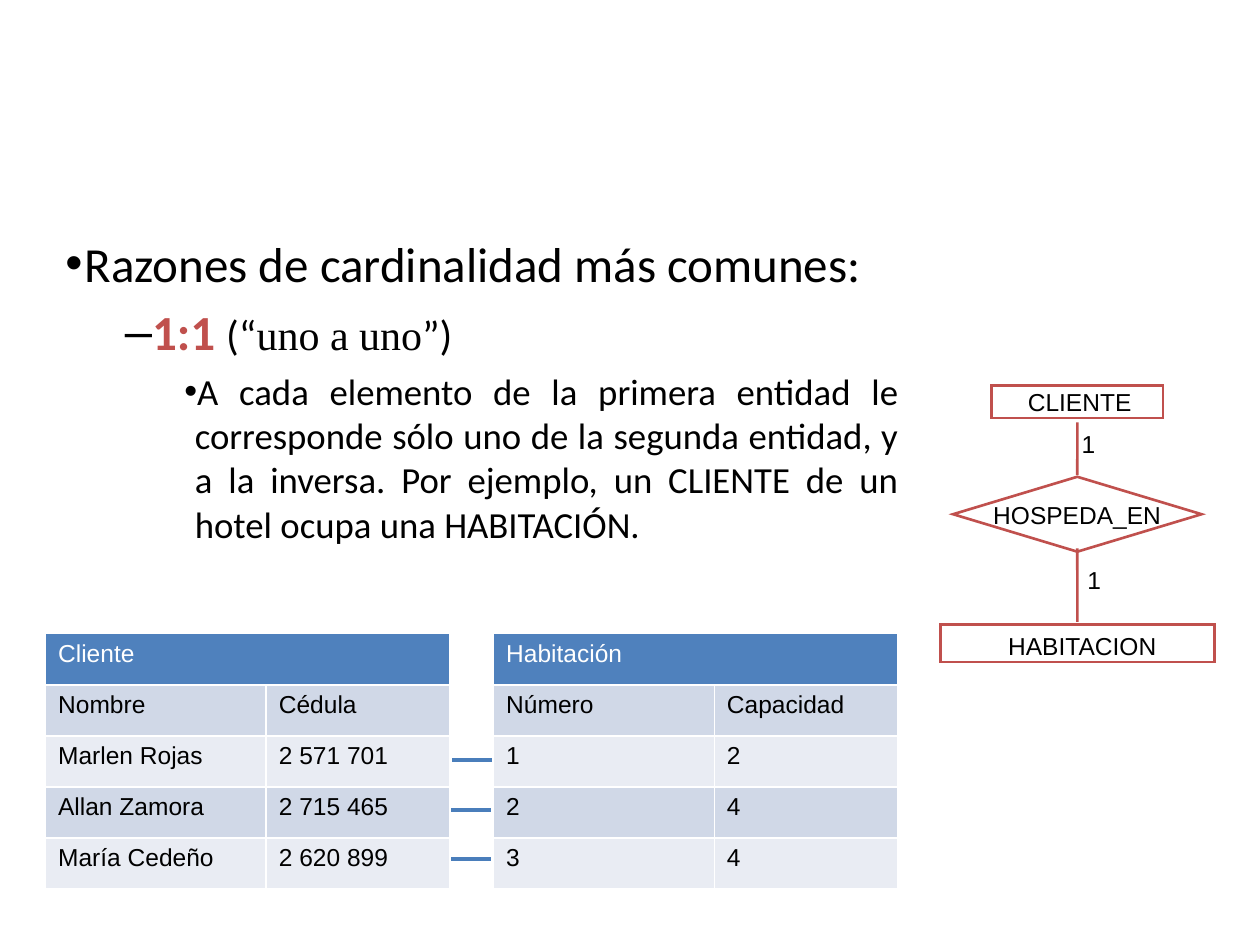
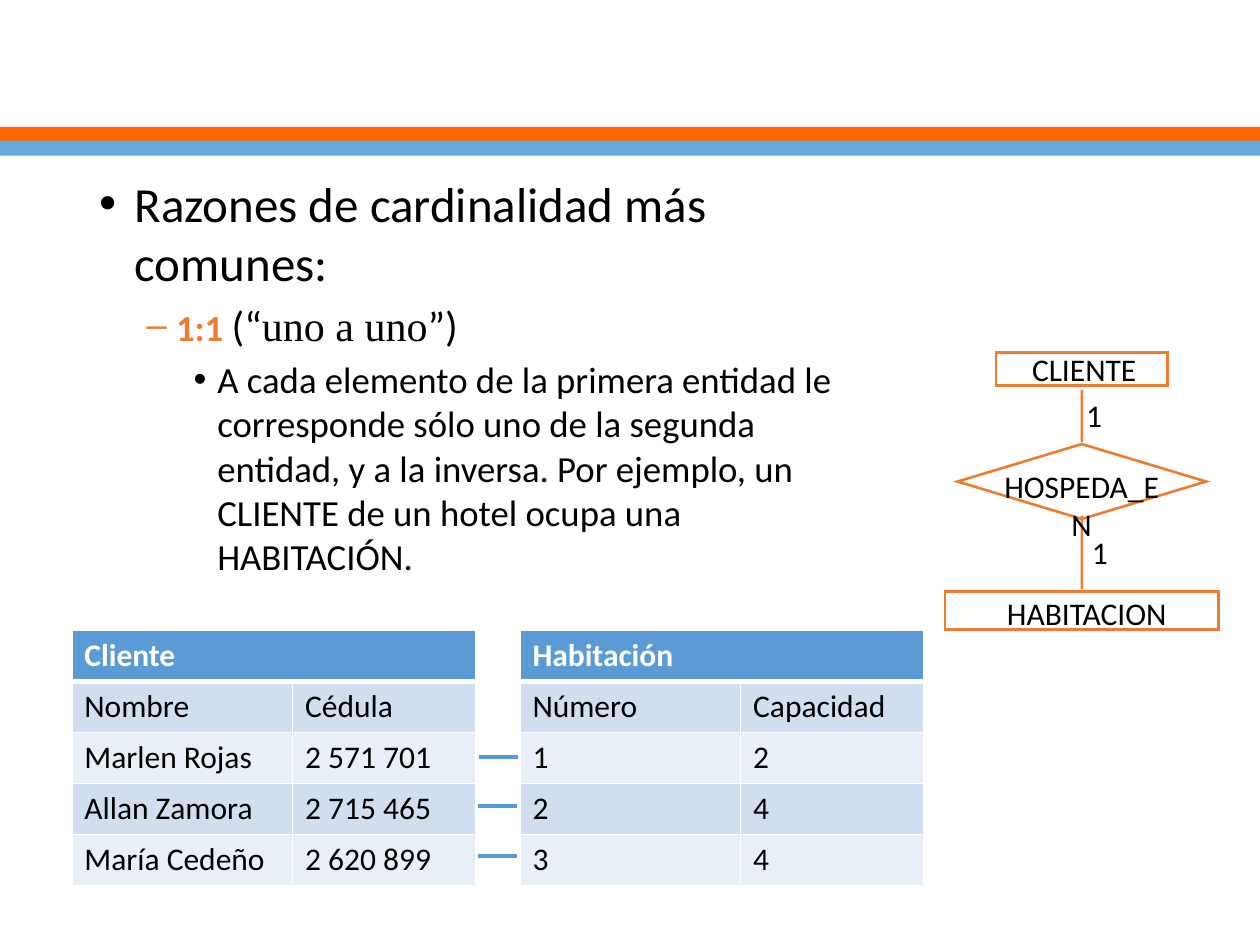
Before and after one commit to ejimenezdelgado/funda_db_martes_tarde_3_2017, a slide deck: slide 42 of Semana 2/Clase2.pptx (slide 41 before the commit). Drawn at 1260x945 pixels with LibreOffice and Linux fonts; fonts in the diff are those of the drawing; background and template pictures are left out. Boxes give left, top, right and bottom in pixels: in the first picture for what was removed or moved away, otherwise in the second. Text is boxed around its words. In the diff, an @@ line names an element or a change of style, - is before the commit and + after.

```diff
--- a/Semana 2/Clase2.pptx
+++ b/Semana 2/Clase2.pptx
@@ title "Modelo entidad-relación: Conceptos" rewrapped from <box>91,23,1215,159</box> to <box>0,0,1260,130</box> @@
@@ rectangle added at <box>0,127,1260,142</box>, fill #FF6600 @@
@@ rectangle added at <box>0,141,1260,156</box>, fill #65ACDD @@
@@ text "Razones de cardinalidad más comunes:": place and size @@
-text "Razones de cardinalidad más comunes:" at <box>85,248,898,544</box>
+text "Razones de cardinalidad más comunes:" at <box>135,188,831,571</box>
@@ text "Razones de cardinalidad más comunes:" at <box>135,188,831,571</box>: size 28 to 21 pt, text colour #C0504D to #ED7D31 in "1:1"; alignment justified to left; indent changed @@
@@ rectangle "CLIENTE" at <box>997,353,1168,386</box>: size 14 to 18 pt, font Arial to Calibri; outline #C0504D 1.5 pt to #ED7D31 1.5 pt @@
@@ line (1082, 442) - (1082, 389): stroke #C0504D 1.5 pt to #ED7D31 1.5 pt @@
@@ text "1" at <box>1086,406,1102,427</box>: size 14 to 18 pt, font Arial to Calibri; more space between paragraphs @@
@@ 1 rectangle, 1 text, 1 diamond: place and size @@
-1 rectangle, 1 text, 1 diamond at <box>940,476,1213,662</box>
+1 rectangle, 1 text, 1 diamond at <box>945,444,1218,630</box>
@@ diamond at <box>958,444,1206,518</box>: outline #C0504D 1.5 pt to #ED7D31 1.5 pt @@
@@ text "HOSPEDA_EN" at <box>1004,477,1159,506</box>: size 14 to 18 pt, font Arial to Calibri @@
@@ 2 texts, 2 lines, 1 rectangle: place and size @@
-2 texts, 2 lines, 1 rectangle at <box>992,386,1163,621</box>
+2 texts, 2 lines, 1 rectangle at <box>997,353,1168,590</box>
@@ line (1082, 515) - (1082, 590): stroke #C0504D 1.5 pt to #ED7D31 1.5 pt @@
@@ text "1" at <box>1092,543,1108,564</box>: size 14 to 18 pt, font Arial to Calibri; more space between paragraphs @@
@@ rectangle "HABITACION" at <box>945,592,1218,630</box>: size 14 to 18 pt, font Arial to Calibri; outline #C0504D 1.5 pt to #ED7D31 1.5 pt @@
@@ table at <box>72,630,476,886</box> @@
@@ fill #4F81BD to #5B9BD5 in row 1, column 1 @@
@@ fill #D0D8E8 to #D2DEEF in 4 cells @@
@@ fill #E9EDF4 to #EAEFF7 in 4 cells @@
@@ size 14 to 18 pt, font Arial to Calibri @@
@@ bold on in "Cliente" @@
@@ table at <box>520,630,925,886</box> @@
@@ fill #4F81BD to #5B9BD5 in row 1, column 1 @@
@@ fill #D0D8E8 to #D2DEEF in 4 cells @@
@@ fill #E9EDF4 to #EAEFF7 in 4 cells @@
@@ size 14 to 18 pt, font Arial to Calibri @@
@@ bold on in "Habitación" @@
@@ 3 lines, 2 tables: place and size @@
-3 lines, 2 tables at <box>45,634,898,890</box>
+3 lines, 2 tables at <box>72,630,925,886</box>
@@ line (479, 757) - (518, 757): stroke #4B7EBC 2.25 pt to #5B9BD5 2.25 pt @@
@@ line (478, 806) - (518, 806): stroke #4B7EBC 2.25 pt to #5B9BD5 2.25 pt @@
@@ line (478, 856) - (518, 856): stroke #4B7EBC 2.25 pt to #5B9BD5 2.25 pt @@
```
Also in this commit, not shown: 69 other slides changed, 1 slide added, 1 other file.
